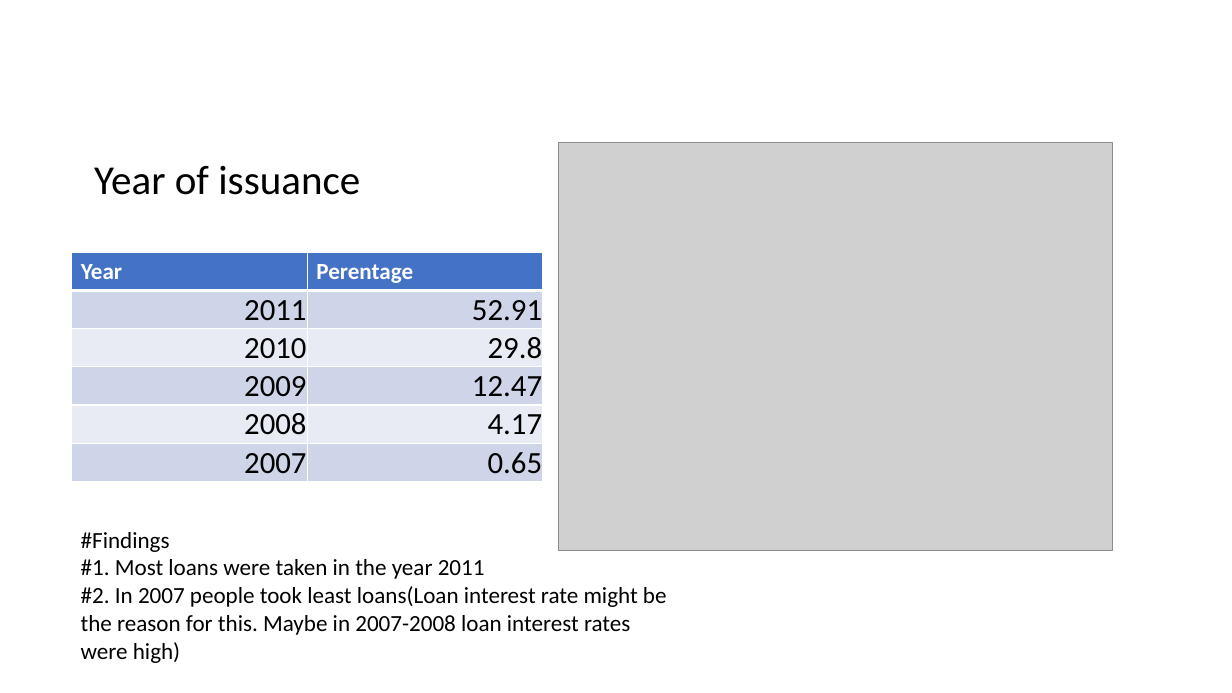
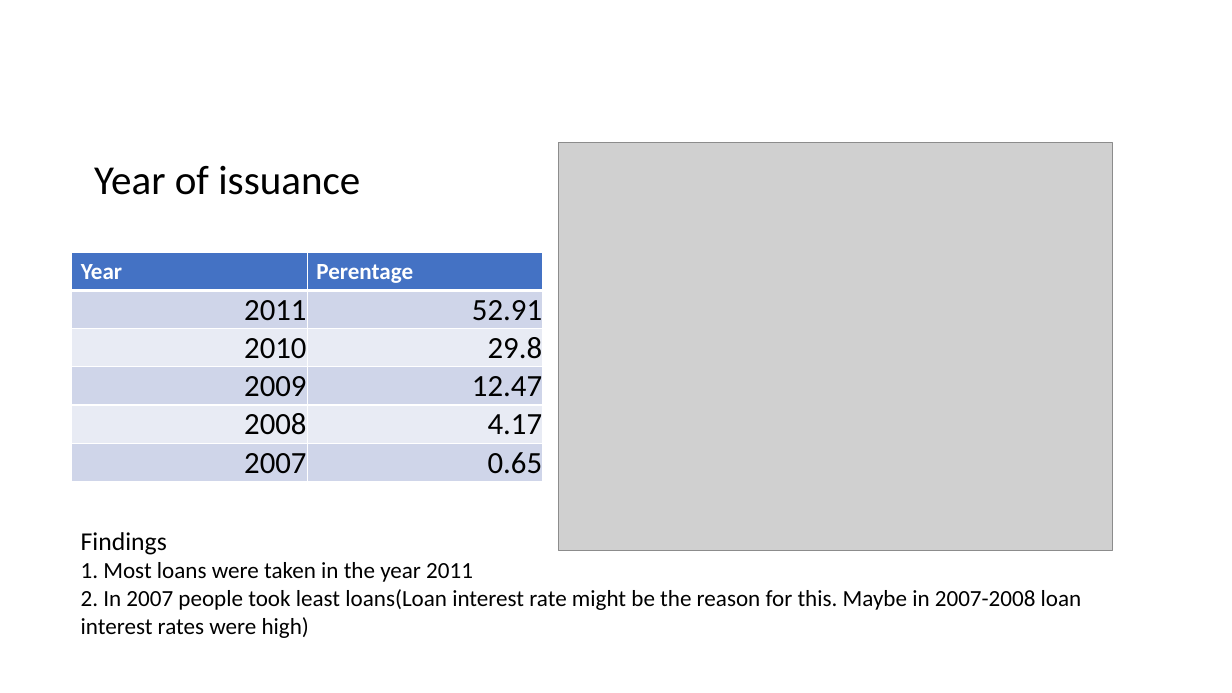
Before and after one commit to Jithendrian/MLProjects, a slide deck: slide 12 of Assignment_CaseStudy/LendingClubCaseStudy/Lending_Club_Case_Study.pptx. Drawn at 1232x693 pixels with LibreOffice and Linux fonts; fonts in the diff are those of the drawing; grey boxes stand for pictures. Boxes give left, top, right and bottom in pixels: in the first picture for what was removed or moved away, otherwise in the second. Text is boxed around its words. In the diff, an @@ line names an element or a change of style, - is before the commit and + after.

```diff
--- a/Assignment_CaseStudy/LendingClubCaseStudy/Lending_Club_Case_Study.pptx
+++ b/Assignment_CaseStudy/LendingClubCaseStudy/Lending_Club_Case_Study.pptx
@@ text at <box>81,532,1082,638</box>: text changed @@
-#Findings
-#1. Most loans were taken in the year 2011
-#2. In 2007 people took least loans(Loan interest rate might be the reason for this. Maybe in 2007-2008 loan interest rates were high)
+Findings
+1. Most loans were taken in the year 2011
+2. In 2007 people took least loans(Loan interest rate might be the reason for this. Maybe in 2007-2008 loan interest rates were high)
```
Also in this commit, not shown: 17 other slides changed.
